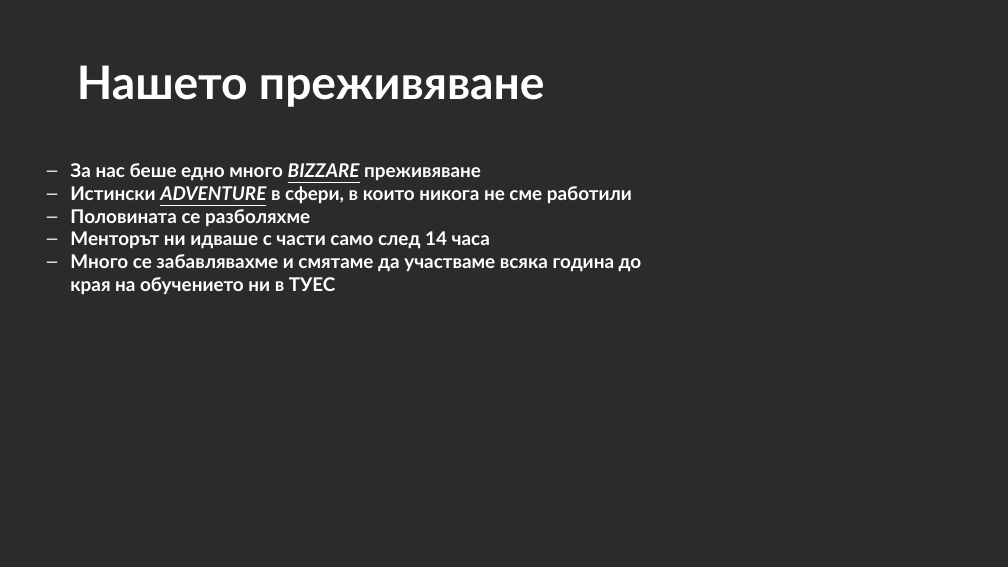
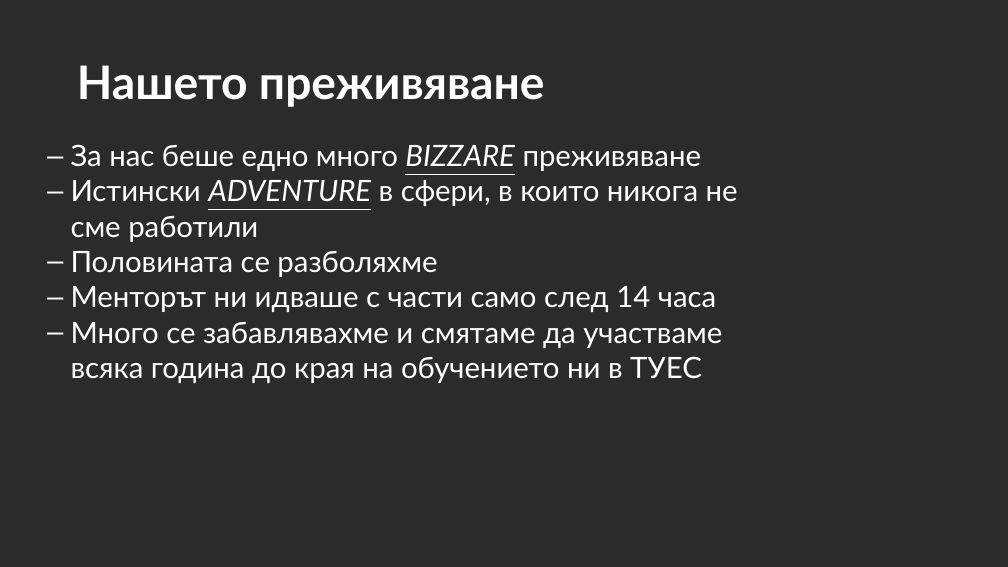
Before and after one commit to VicRattlehead502/Medicine-Man, a slide deck: slide 12 of Prezentaciq.pptx (slide 8 before the commit). Drawn at 1008x567 pixels with LibreOffice and Linux fonts; fonts in the diff are those of the drawing; background and template pictures are left out; a plain dark background stands for a picture behind light text. Boxes give left, top, right and bottom in pixels: in the first picture for what was removed or moved away, otherwise in the second. Text is boxed around its words. In the diff, an @@ line names an element or a change of style, - is before the commit and + after.

```diff
--- a/Prezentaciq.pptx
+++ b/Prezentaciq.pptx
@@ text "За нас беше едно много ..." moved from (x1=70, y1=163, x2=642, y2=294) to (x1=71, y1=144, x2=738, y2=383) @@
@@ text "За нас беше едно много ..." at (x1=71, y1=144, x2=738, y2=383): size 18 to 28 pt, bold off @@
```
Also in this commit, not shown: 4 other slides changed, 5 slides added, 1 slide removed, 12 other files.
